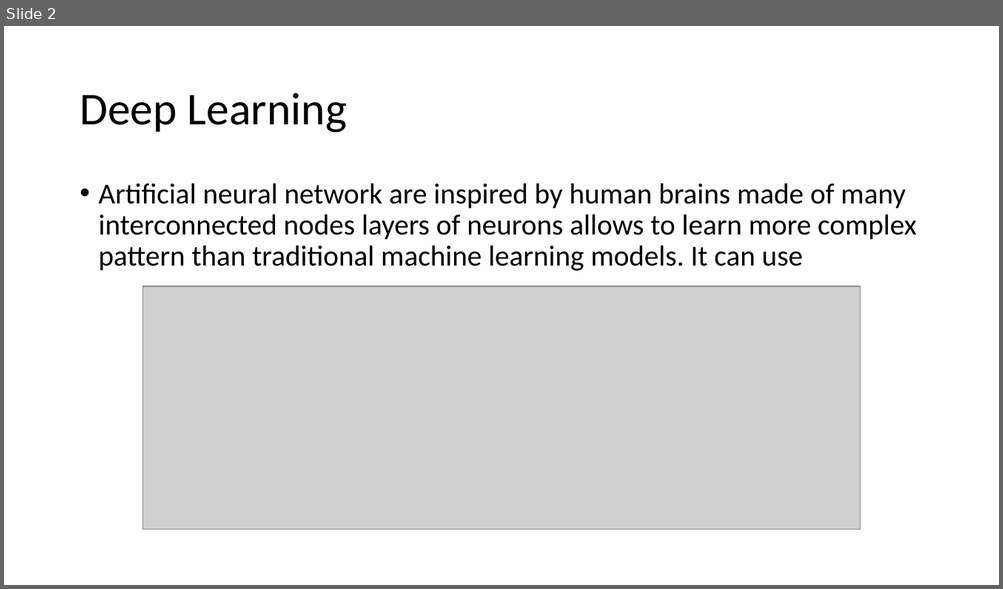
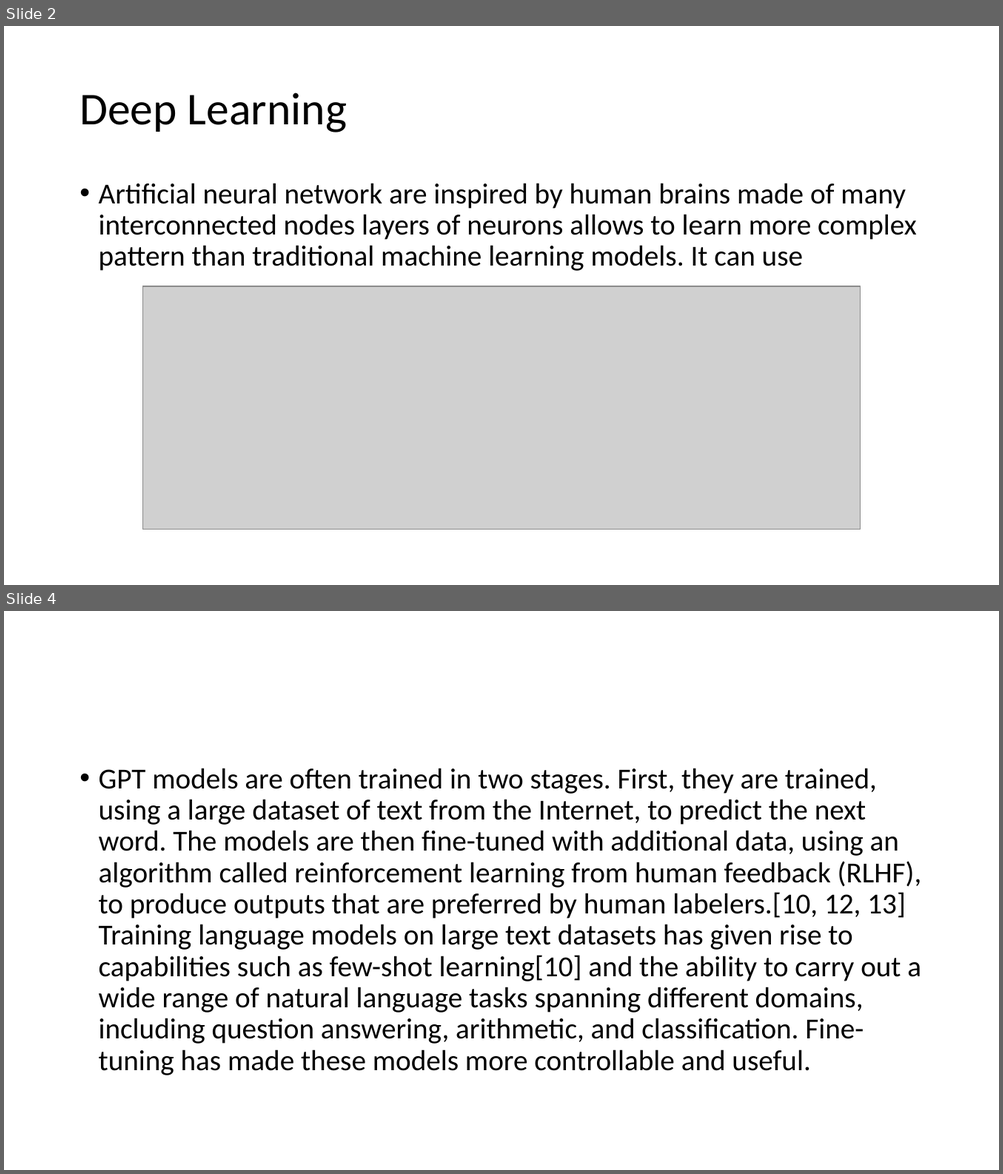
Before and after one commit to shanu-github/Data, a slide deck: Generative_AI/introduction.pptx. Shown one above the other, each under a label of ours: slide 2 before the commit, slides 2 and 4 after it; the slides between them are not shown. The pictures are 1003x589 and 1003x1174 pixels, drawn with LibreOffice and Linux fonts; fonts in the diff are those of the drawing; grey boxes stand for pictures. Boxes give left, top, right and bottom in pixels: in the first picture for what was removed or moved away, otherwise in the second. Text is boxed around its words. In the diff, an @@ line names an element or a change of style, - is before the commit and + after.

```diff
--- a/Generative_AI/introduction.pptx
+++ b/Generative_AI/introduction.pptx
@@ slide 4 added at <box>4,611,999,1170</box>, background #FFFFFF @@
@@ text added at <box>99,768,922,1076</box>, 28 pt, text #000000 @@
+• GPT models are often trained in two stages. First, they are trained, using a large dataset of text from the Internet, to predict the next word. The models are then fine-tuned with additional data, using an algorithm called reinforcement learning from human feedback (RLHF), to produce outputs that are preferred by human labelers.[10, 12, 13] Training language models on large text datasets has given rise to capabilities such as few-shot learning[10] and the ability to carry out a wide range of natural language tasks spanning different domains, including question answering, arithmetic, and classification. Fine-tuning has made these models more controllable and useful.
```
Also in this commit, not shown: 1 slide changed, 34 other slides added, 18 other files.
